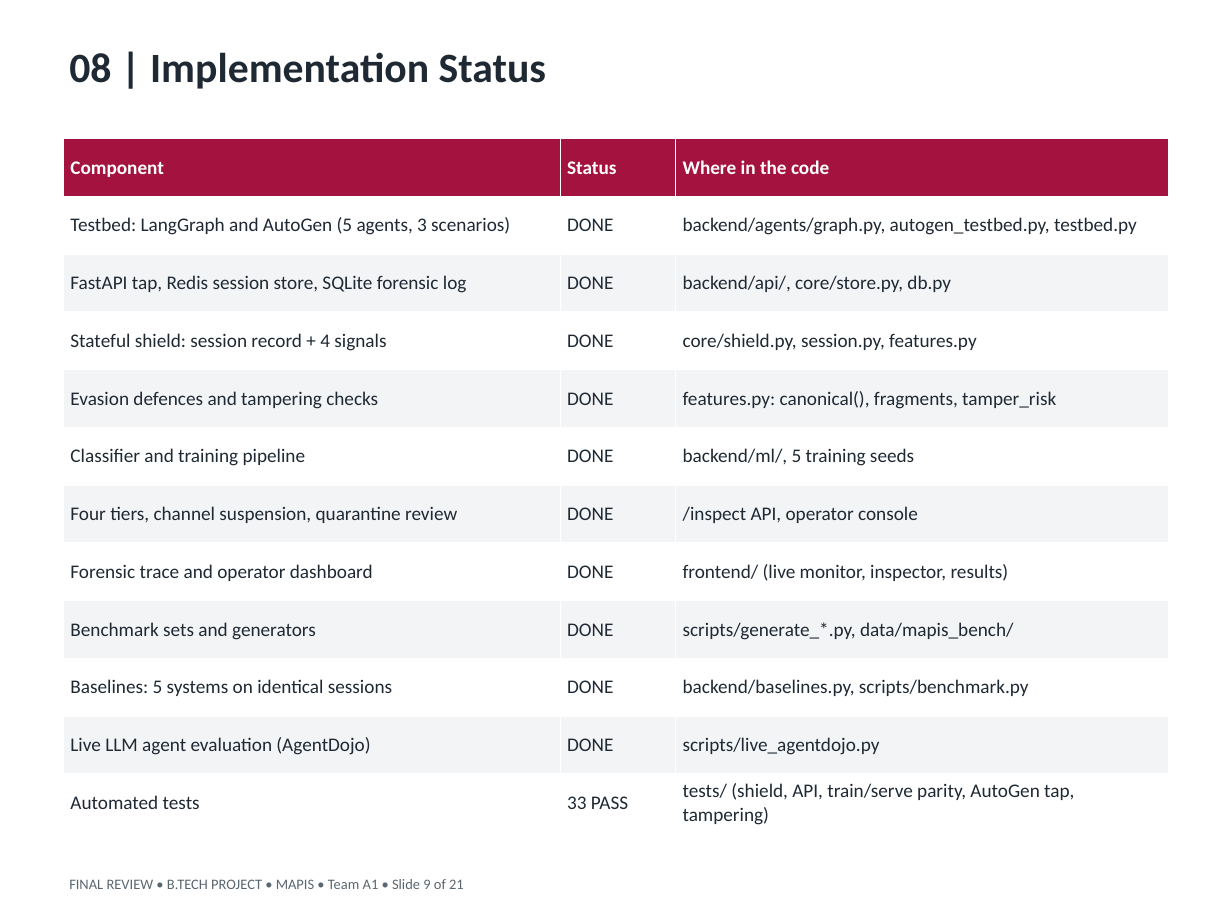
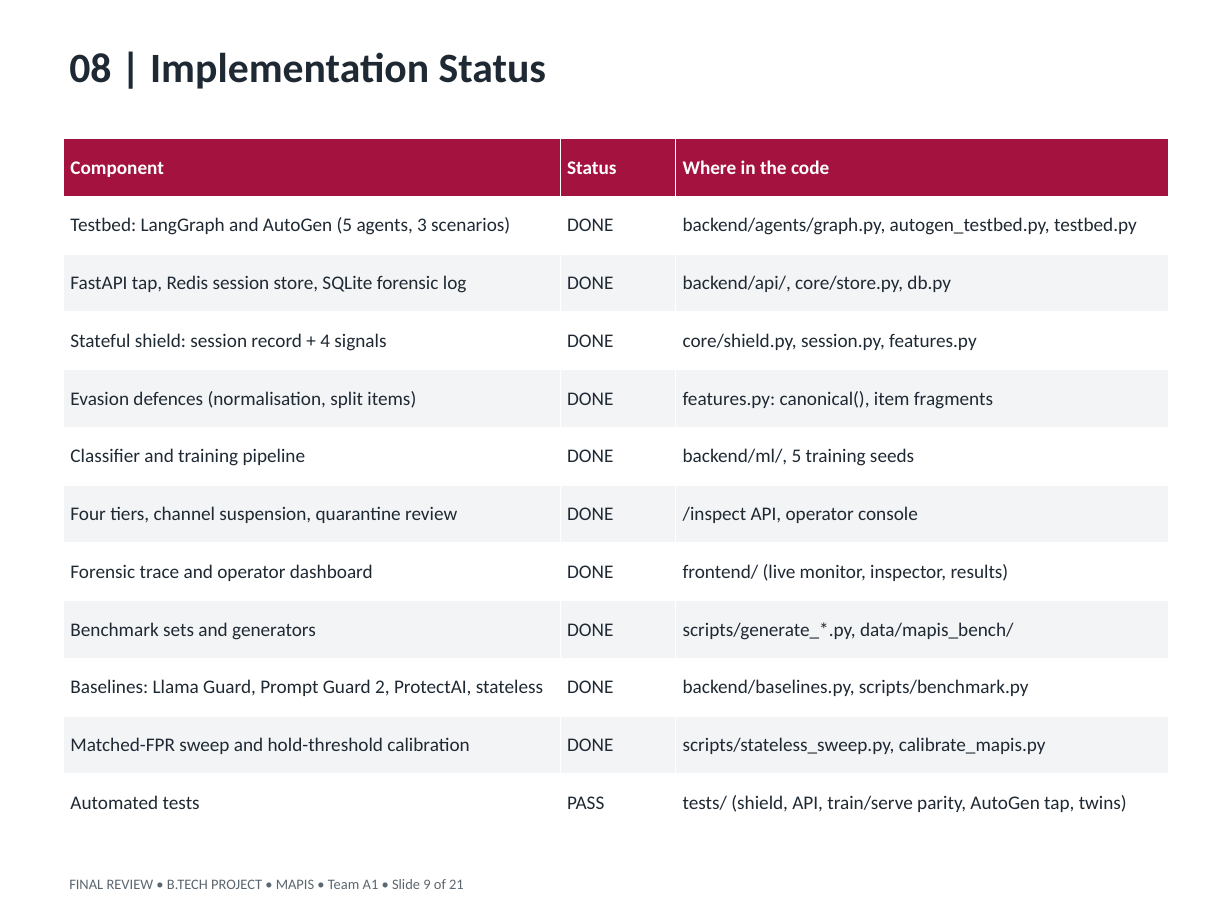
Before and after one commit to Vishnu868/Mapis, a slide deck: slide 9 of docs/final/MAPIS_Final_Review.pptx. Drawn at 1232x924 pixels with LibreOffice and Linux fonts; fonts in the diff are those of the drawing. Boxes give left, top, right and bottom in pixels: in the first picture for what was removed or moved away, otherwise in the second. Text is boxed around its words. In the diff, an @@ line names an element or a change of style, - is before the commit and + after.

```diff
--- a/docs/final/MAPIS_Final_Review.pptx
+++ b/docs/final/MAPIS_Final_Review.pptx
@@ table at bbox=[64, 139, 1168, 831] @@
-row 5, column 1: Evasion defences and tampering checks
+row 5, column 1: Evasion defences (normalisation, split items)
-row 5, column 3: features.py: canonical(), fragments, tamper_risk
+row 5, column 3: features.py: canonical(), item fragments
-row 10, column 1: Baselines: 5 systems on identical sessions
+row 10, column 1: Baselines: Llama Guard, Prompt Guard 2, ProtectAI, stateless
-row 11, column 1: Live LLM agent evaluation (AgentDojo)
+row 11, column 1: Matched-FPR sweep and hold-threshold calibration
-row 11, column 3: scripts/live_agentdojo.py
+row 11, column 3: scripts/stateless_sweep.py, calibrate_mapis.py
-row 12, column 2: 33 PASS
+row 12, column 2: PASS
-row 12, column 3: tests/ (shield, API, train/serve parity, AutoGen tap, tampering)
+row 12, column 3: tests/ (shield, API, train/serve parity, AutoGen tap, twins)
```
Also in this commit, not shown: 12 other slides changed, 34 other files.
